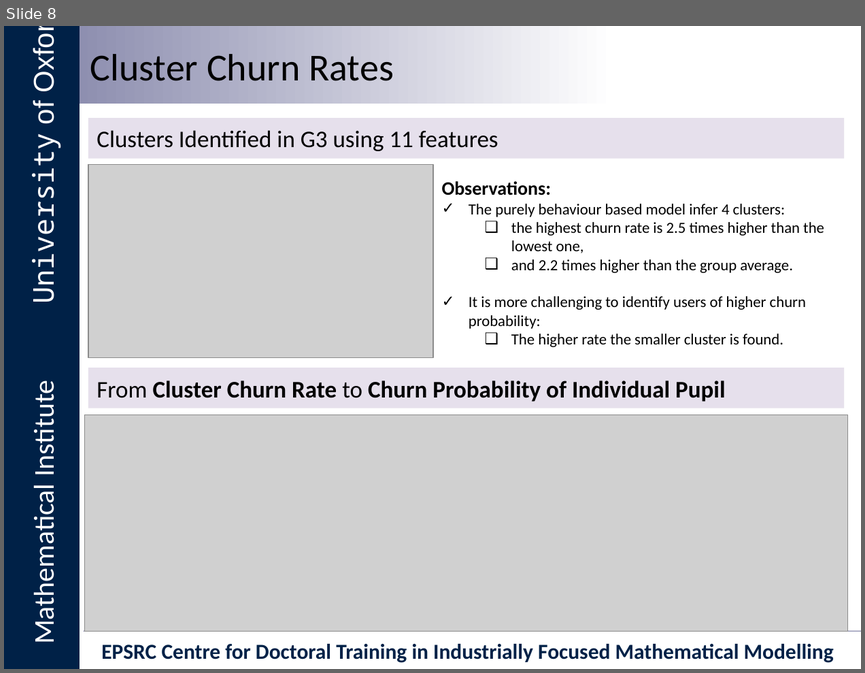
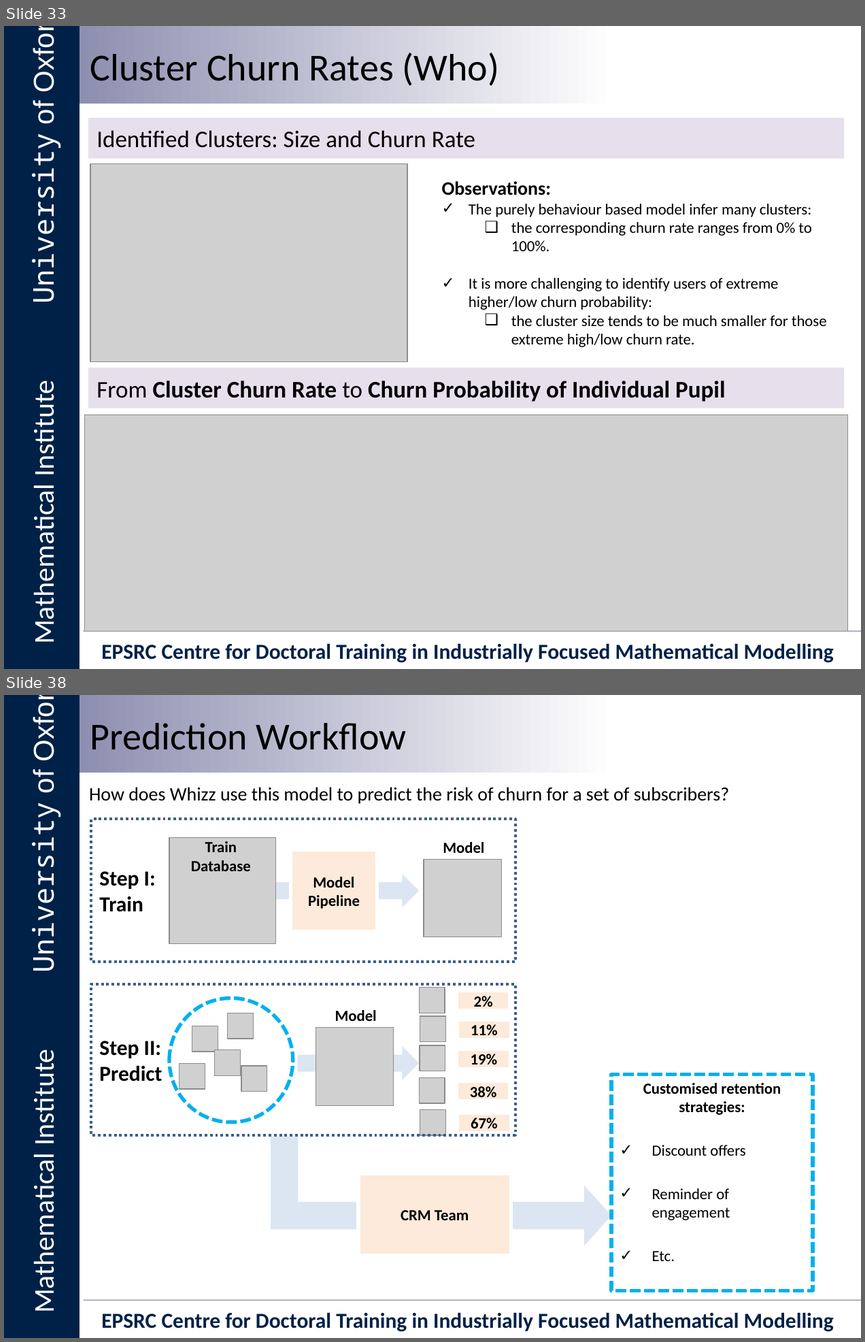
Before and after one commit to vicaws/Whizz, a slide deck: Slides/Whizz_oxford.pptx. Shown one above the other, each under a label of ours: slide 8 before the commit, slides 33 and 38 after it; the slides between them are not shown. The pictures are 865x673 and 865x1342 pixels, drawn with LibreOffice and Linux fonts; fonts in the diff are those of the drawing; grey boxes stand for pictures; background and template pictures are left out. Boxes give left, top, right and bottom in pixels: in the first picture for what was removed or moved away, otherwise in the second. Text is boxed around its words. In the diff, an @@ line names an element or a change of style, - is before the commit and + after.

```diff
--- a/Slides/Whizz_oxford.pptx
+++ b/Slides/Whizz_oxford.pptx
@@ slide 38 added at [4,695,861,1338], background #FFFFFF; not listed: 6 template elements that a slide beside it also shows @@
@@ title added at [90,723,407,750], 32 pt, text #000000 @@
+Prediction Workflow
@@ text added at [89,787,730,804], 16 pt, text #000000 @@
+How does Whizz use this model to predict the risk of churn for a set of subscribers?
@@ group added at [92,819,515,962]: 2 pictures, 2 texts, 2 rectangles, 1 right arrow @@
+Train Database
+Model Pipeline
+Model
+Step I:
+Train
@@ group added at [92,984,515,1136]: 11 pictures, 6 rectangles, 1 right arrow, 1 ellipse, 1 text @@
+Model
+2%
+11%
+19%
+38%
+67%
+Step II:
+Predict
@@ rectangle added at [611,1074,813,1291], outline #00B0F0 3 pt dashed, 13 pt, text #000000 @@
+Customised retention strategies:
+✓ Discount offers
+✓ Reminder of engagement
+✓ Etc.
@@ bent up arrow added at [271,1136,611,1246], fill #DCE6F2 @@
@@ rectangle added at [358,1173,511,1255], fill #FDEADA, outline #FFFFFF 3 pt, 13 pt, text #000000, bold @@
+CRM Team
@@ what was slide 8 is now slide 33 @@
@@ slide 33 changed as well @@
@@ title at [90,53,500,86]: text changed @@
-Cluster Churn Rates
+Cluster Churn Rates (Who)
@@ text at [96,130,475,148]: text changed @@
-Clusters Identified in G3 using 11 features
+Identified Clusters: Size and Churn Rate
@@ picture: place and size @@
-picture at [88,164,433,358]
+picture at [90,164,407,362]
@@ text at [468,203,827,347]: text changed @@
-✓ The purely behaviour based model infer 4 clusters:
-  ❑ the highest churn rate is 2.5 times higher than the lowest one,
-  ❑ and 2.2 times higher than the group average.
-✓ It is more challenging to identify users of higher churn probability:
-  ❑ The higher rate the smaller cluster is found.
+✓ The purely behaviour based model infer many clusters:
+  ❑ the corresponding churn rate ranges from 0% to 100%.
+✓ It is more challenging to identify users of extreme higher/low churn probability:
+  ❑ the cluster size tends to be much smaller for those extreme high/low churn rate.
```
Also in this commit, not shown: 5 other slides changed, 43 other slides added, 4 slides removed, 24 other files.
